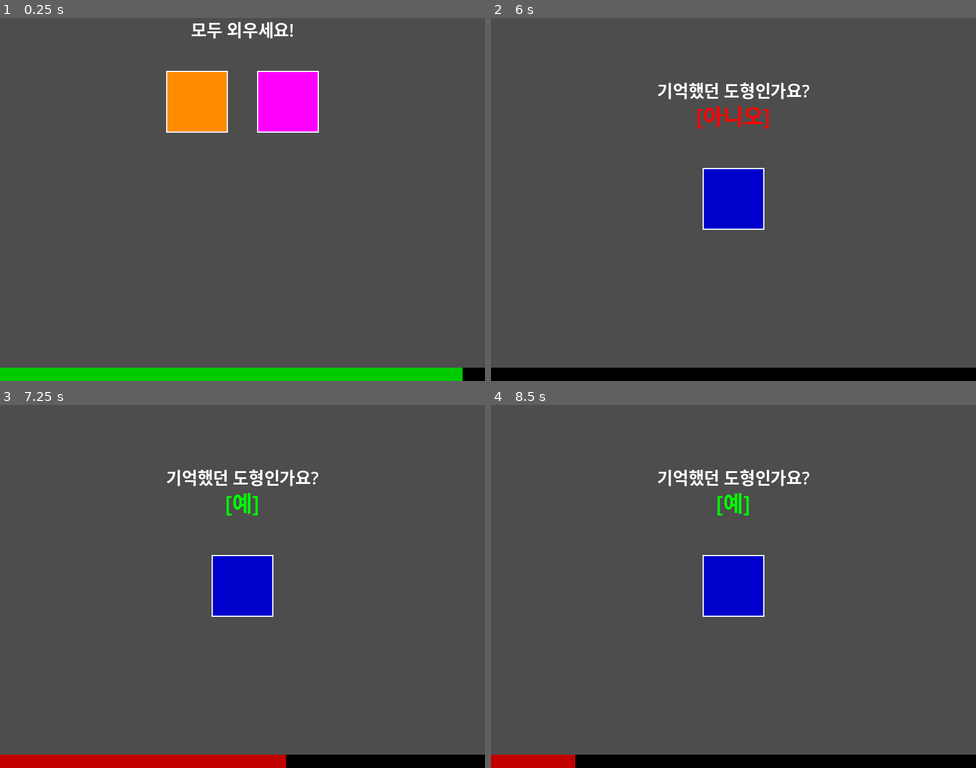
Above: before the commit, frames 1-4 (two rows, left to right).
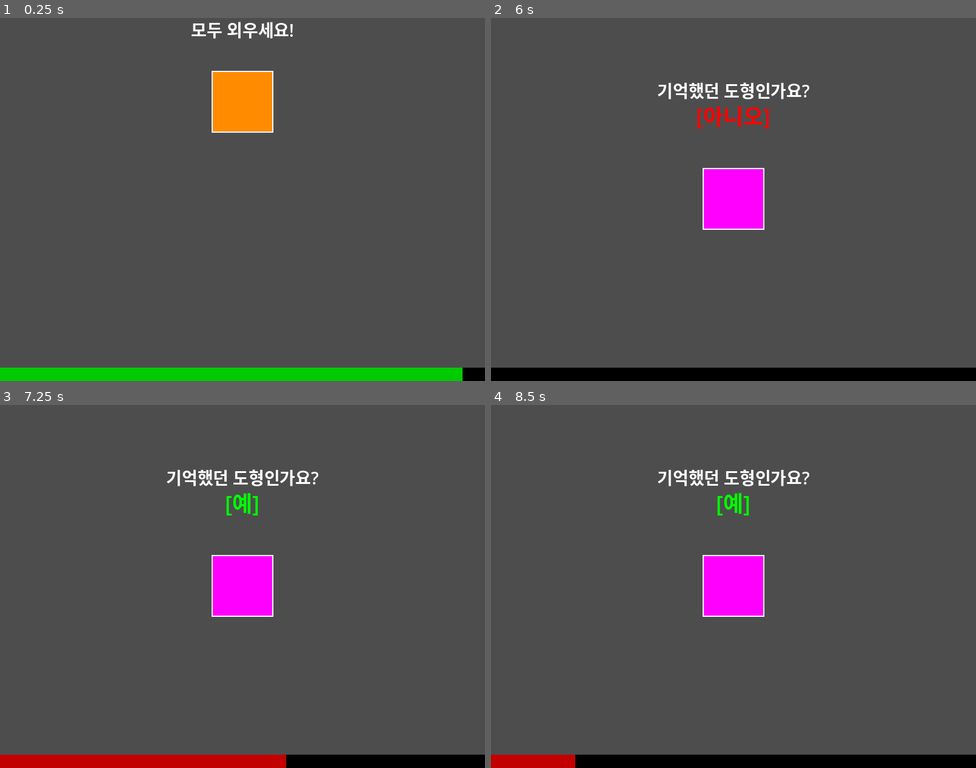
Above: after the commit, the same moments.

Repository: twilight-devcra/immersion-continuous-memory-test
Game: Godot game, scene res://scenes/main_level.tscn
Two runs of this game, one before a commit and one after it. Both use one fixed random seed, a clock stepped at 60 frames per second and the inputs below. The project has no main scene, so this scene is started directly.
Inputs:
- Up to frame 1 (0.25 s): no input
- Up to frame 2 (6 s): tap Space (confirm) at 0.6, 1.35, 2.1, 2.75, 2.85, 3.5, 3.6, 4.35, 5.1, 5.75, 5.85 s; tap Enter at 2 s
- Up to frame 3 (7.25 s): tap Space (confirm) at 6.6 s
- Up to frame 4 (8.5 s): tap Space (confirm) at 7.35, 8.1 s

The runs differ from the first frame. In frame 1, 4.9% of the frame differs, in the area x 34-66%, y 14-32%; in frame 2, 2.0%; in frame 3, 2.0%; in frame 4, 2.0%.

Commit message:
add max level definintions

Diff:
--- a/scenes/main_level.tscn
+++ b/scenes/main_level.tscn
@@ -4,3 +4,4 @@
 
 [node name="MainLevel" type="Node2D"]
 script = ExtResource("1_v3uhd")
+round_problem_count = 2
--- a/scripts/main_level.gd
+++ b/scripts/main_level.gd
@@ -4,8 +4,15 @@
 var current_round:SingleRound
 var manager:RoundManager
 
+@export var round_problem_count:int = 10
+
 func new_round() -> void:
-	pass
+	var round_params = manager.make_next_round_params()
+
+	self.current_round = single_round.instantiate()
+	self.current_round.init(round_params[0], round_params[1], self.round_problem_count)
+	self.current_round.round_finished.connect(self._on_round_finished)
+	self.add_child(current_round)
 
 func delete_current_round() -> void:
 	self.remove_child(self.current_round)
@@ -13,10 +20,8 @@
 
 # Called when the node enters the scene tree for the first time.
 func _ready() -> void:
-	current_round = single_round.instantiate()
-	current_round.init(SingleRound.SymbolTypes.COLORED_SQUARES, 2, 1)
-	current_round.round_finished.connect(self._on_round_finished)
-	self.add_child(current_round)
+	self.manager = RoundManager.new(SingleRound.SymbolTypes.COLORED_SQUARES, RoundManager.DifficultyCurve.INCREMENTING)
+	self.new_round()
 
 
 # Called every frame. 'delta' is the elapsed time since the previous frame.
--- a/scripts/round_manager.gd
+++ b/scripts/round_manager.gd
@@ -9,11 +9,30 @@
 var symbol_type:SingleRound.SymbolTypes
 var difficulty_curve:DifficultyCurve
 
+var current_difficulty: int
+
 var round_results: Array[RoundResultData]
 
 func save_round_results(data:RoundResultData) -> void:
 	self.round_results.append(data)
 
+func next_round_difficulty() -> int:
+	match self.difficulty_curve:
+		DifficultyCurve.INCREMENTING:
+			if len(self.round_results) == 0:
+				return 1
+
+			return min(self.current_difficulty + 1, self.round_results[-1].round_set.max_level())
+		DifficultyCurve.AUTO:
+			return 1
+		_:
+			return 1
+
+func make_next_round_params() -> Array:
+	self.current_difficulty = self.next_round_difficulty()
+	return [self.symbol_type, self.current_difficulty]
+
 func _init(symbol_type:SingleRound.SymbolTypes, curve:DifficultyCurve) -> void:
 	self.symbol_type = symbol_type
 	self.difficulty_curve = curve
+	self.current_difficulty = 1
--- a/scripts/round_result_data.gd
+++ b/scripts/round_result_data.gd
@@ -3,11 +3,11 @@
 
 var symbol_type:SingleRound.SymbolTypes
 var difficulty:int
-var questions: Array[QuestionData]
+var round_set:SymbolSet
 var results: Array[bool]
 
-func _init(symbol:SingleRound.SymbolTypes, difficulty:int, questions: Array[QuestionData], results: Array[bool]) -> void:
+func _init(symbol:SingleRound.SymbolTypes, difficulty:int, round_set:SymbolSet, results: Array[bool]) -> void:
 	self.symbol_type = symbol
 	self.difficulty = difficulty
-	self.questions = questions
+	self.round_set = round_set
 	self.results = results
--- a/scripts/single_round.gd
+++ b/scripts/single_round.gd
@@ -51,7 +51,7 @@
 			self.run_state()
 			return
 		RoundState.SHOW_ROUND_RESULT:
-			self.round_finished.emit(self.result_data_factory.new(self.symbol_type, self.difficulty, self.symbol_set.questions, self.results))
+			self.round_finished.emit(self.result_data_factory.new(self.symbol_type, self.difficulty, self.symbol_set, self.results))
 
 # cleanup previous state and advance state.
 func advance_state() -> void:
--- a/scripts/symbol_sets/colored_square_set.gd
+++ b/scripts/symbol_sets/colored_square_set.gd
@@ -13,8 +13,11 @@
 ]
 var squares: Array[Symbol]
 
+func max_level() -> int:
+	return 3
+
 func answer_count(level:int) -> int:
-	return min(level, 3)
+	return min(level, self.max_level())
 
 func make_correct() -> Array[Symbol]:
 	self.squares.shuffle()
--- a/scripts/symbol_sets/symbol_set.gd
+++ b/scripts/symbol_sets/symbol_set.gd
@@ -8,6 +8,9 @@
 var incorrect: Array[Symbol]
 var questions: Array[QuestionData]
 var level: int
+
+func max_level() -> int:
+	return 100
 
 func make(question_amount:int=10) -> void:
 	self.correct = self.make_correct()
